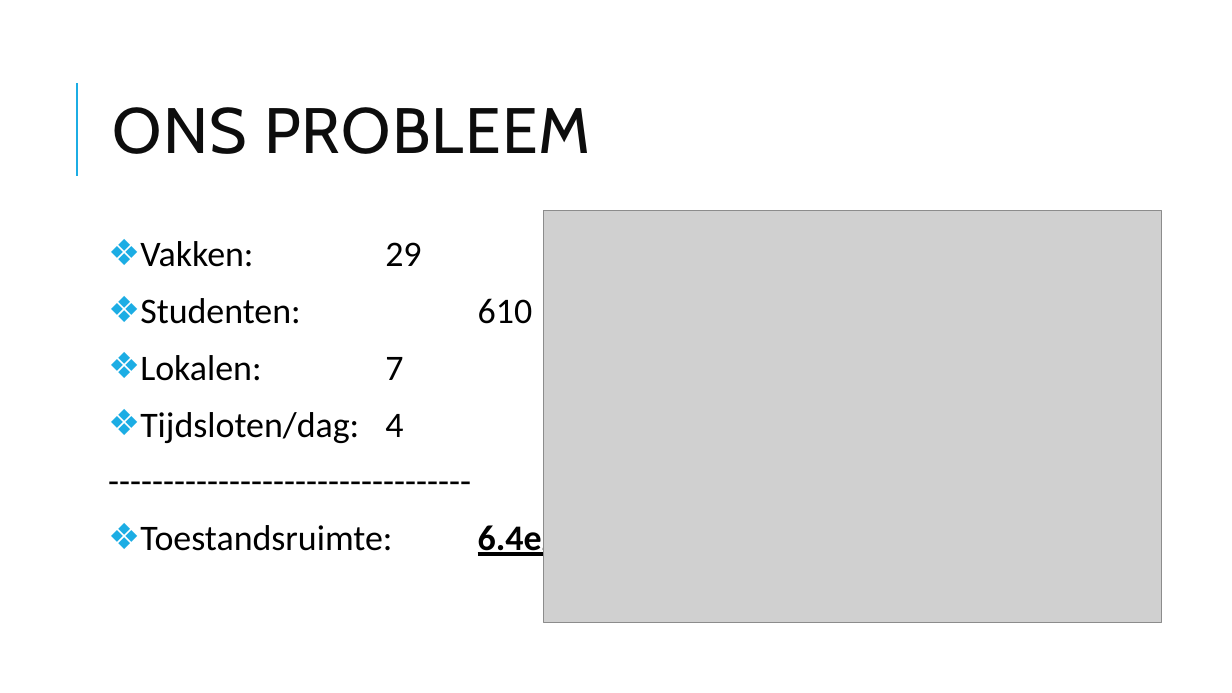
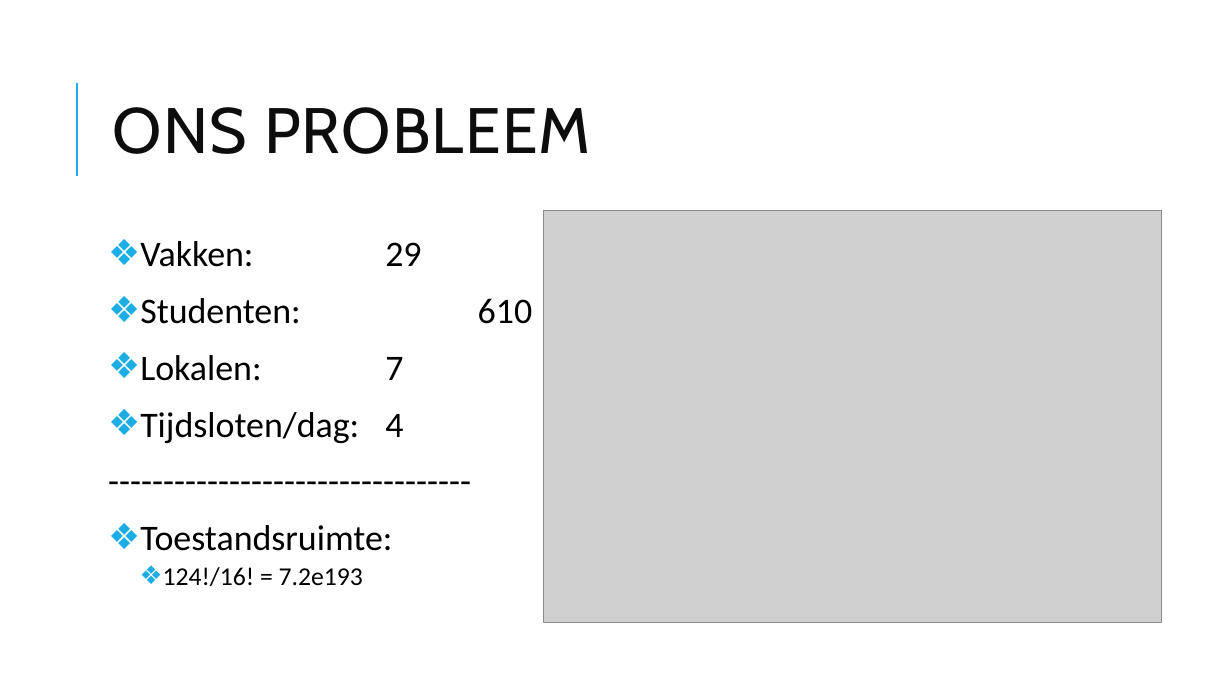
Before and after one commit to popoiopo/Heuristieken, a slide deck: slide 2 of voorstellen.pptx. Drawn at 1232x693 pixels with LibreOffice and Linux fonts; fonts in the diff are those of the drawing; grey boxes stand for pictures. Boxes give left, top, right and bottom in pixels: in the first picture for what was removed or moved away, otherwise in the second. Text is boxed around its words. In the diff, an @@ line names an element or a change of style, - is before the commit and + after.

Commit message:
statespace

```diff
--- a/voorstellen.pptx
+++ b/voorstellen.pptx
@@ text at [140,525,392,586]: text changed @@
-❖ Toestandsruimte: 6.4e227
+❖ Toestandsruimte:
+    ❖ 124!/16! = 7.2e193
```
